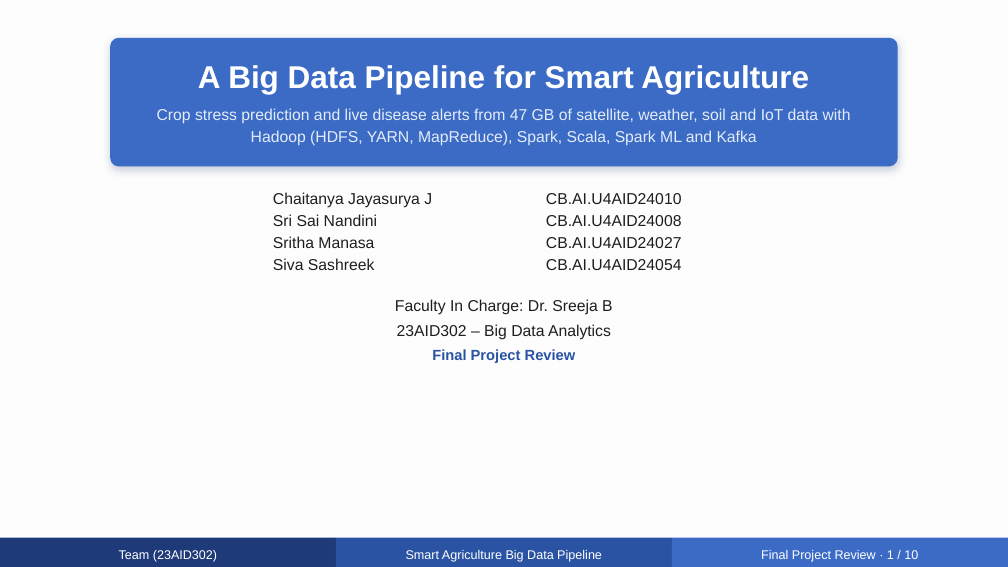
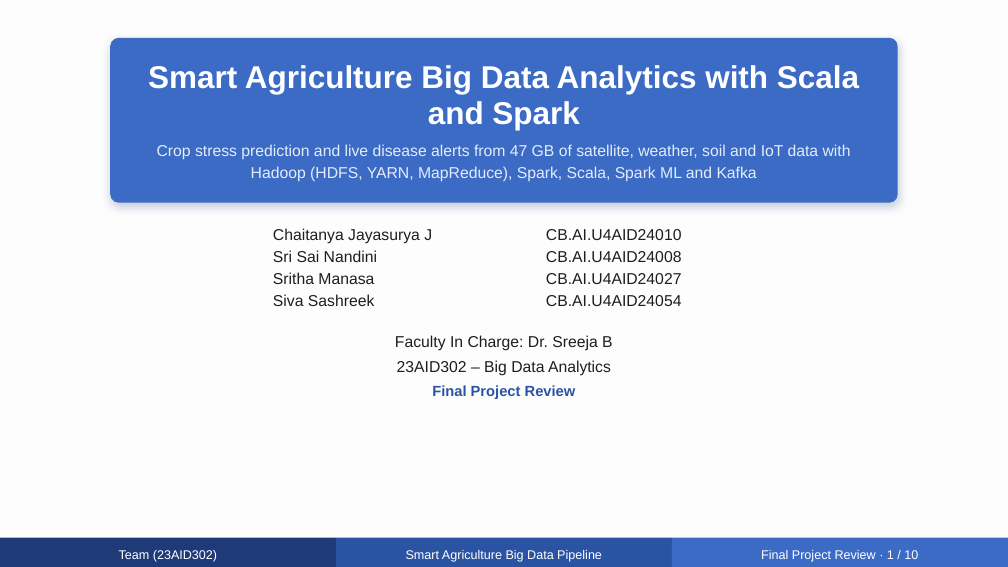
Before and after one commit to chaitanyajayasurya-afk/Smart-Agriculture-with-Hadoop-Spark-and-kafka-, a slide deck: slide 1 of Smart Agriculture Big Data — Final Review.pptx. Drawn at 1008x567 pixels with LibreOffice and Linux fonts; fonts in the diff are those of the drawing. Boxes give left, top, right and bottom in pixels: in the first picture for what was removed or moved away, otherwise in the second. Text is boxed around its words. In the diff, an @@ line names an element or a change of style, - is before the commit and + after.

```diff
--- a/Smart Agriculture Big Data — Final Review.pptx
+++ b/Smart Agriculture Big Data — Final Review.pptx
@@ rounded rectangle: place and size @@
-rounded rectangle at [110,38,898,166]
+rounded rectangle at [110,38,898,203]
@@ rounded rectangle at [110,38,898,203]: proportions changed @@
@@ title at [148,65,859,130]: text changed @@
-A Big Data Pipeline for Smart Agriculture
+Smart Agriculture Big Data Analytics with Scala and Spark
@@ 12 texts: place and size @@
-12 texts at [157,108,851,363]
+12 texts at [157,144,851,399]
```
Also in this commit, not shown: 2 other slides changed, 1 other file.
